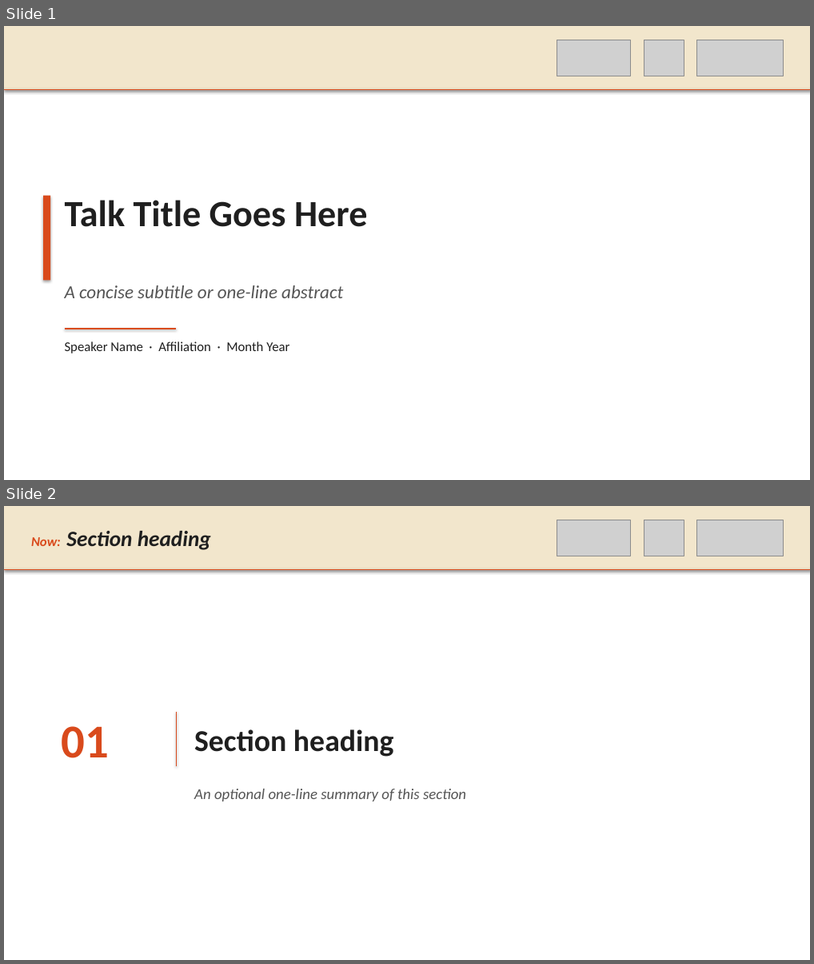
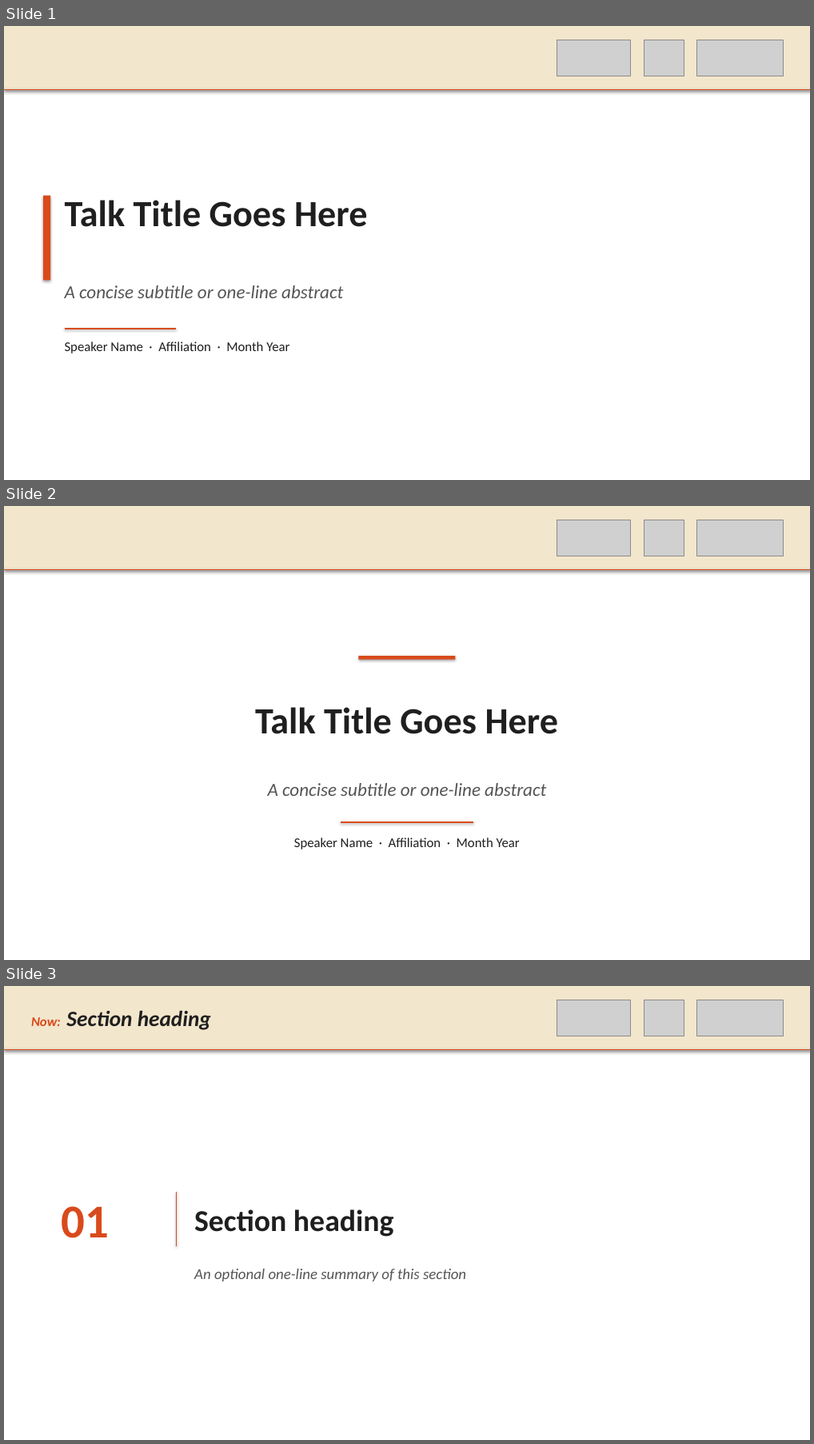
Before and after one commit to preordinary/KCLNLP_SlidesTemplate, a slide deck: templates/tree_yellow_texture/KCLNLP_TreeYellow.pptx. Shown one above the other, each under a label of ours: slides 1 and 2 before the commit, slides 1, 2 and 3 after it. The pictures are 814x964 and 814x1444 pixels, drawn with LibreOffice and Linux fonts; fonts in the diff are those of the drawing; grey boxes stand for pictures. Boxes give left, top, right and bottom in pixels: in the first picture for what was removed or moved away, otherwise in the second. Text is boxed around its words. In the diff, an @@ line names an element or a change of style, - is before the commit and + after.

```diff
--- a/templates/tree_yellow_texture/KCLNLP_TreeYellow.pptx
+++ b/templates/tree_yellow_texture/KCLNLP_TreeYellow.pptx
@@ slide 2 added at bbox=[4, 506, 810, 960], background #FFFFFF @@
@@ rectangle added at bbox=[4, 506, 810, 569], fill #F2E6CC @@
@@ picture added at bbox=[558, 520, 630, 556] @@
@@ picture added at bbox=[644, 520, 684, 556] @@
@@ picture added at bbox=[698, 520, 783, 556] @@
@@ line added from (4, 569) to (810, 569), #D94A1C 1.5 pt @@
@@ rectangle added at bbox=[359, 656, 456, 660], fill #D94A1C @@
@@ text added at bbox=[255, 707, 558, 734], 44 pt, text #1F1F1F, bold @@
+Talk Title Goes Here
@@ text added at bbox=[268, 783, 546, 796], 22 pt, text #555555, italic @@
+A concise subtitle or one-line abstract
@@ text added at bbox=[294, 837, 520, 849], 16 pt, text #1F1F1F @@
+Speaker Name · Affiliation · Month Year
@@ line added from (341, 822) to (474, 822), #D94A1C 1.5 pt @@
@@ what was slide 2 is now slide 3 @@
```
Also in this commit, not shown: 1 other slide added, 2 other files.
